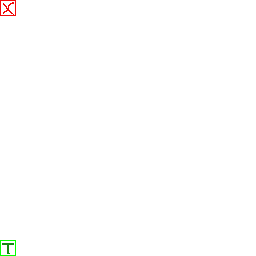
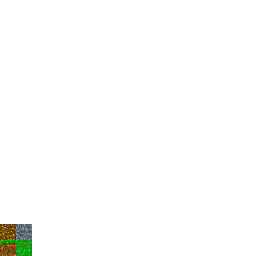
The second w=256, h=256 image is a revision of the first. Changes to its layers:
added layer "Stone" above "Dirt" over [16, 224, 32, 240]
added layer "Dirt" above "Grass" over [0, 224, 16, 240]
painted on "Grass" over [0, 0, 32, 256]
